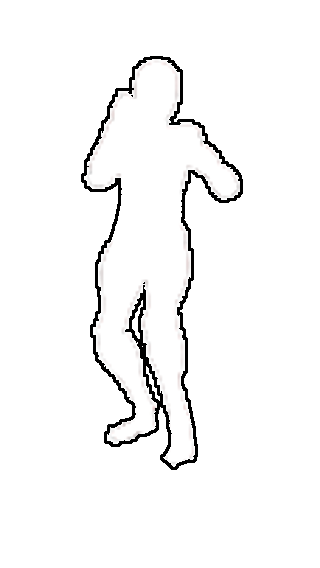
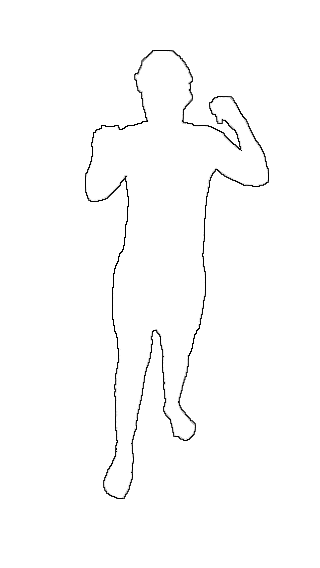
Layered file, before and after one edit (320px x 568px). Changes by layer:
added layer "idle02borde" above "idle02" over [85, 50, 269, 499]
hid "IDLE68BORDER", moved it into group "old" over [81, 56, 243, 470]
hid "idle68", moved it into group "old" over [81, 59, 240, 467]
